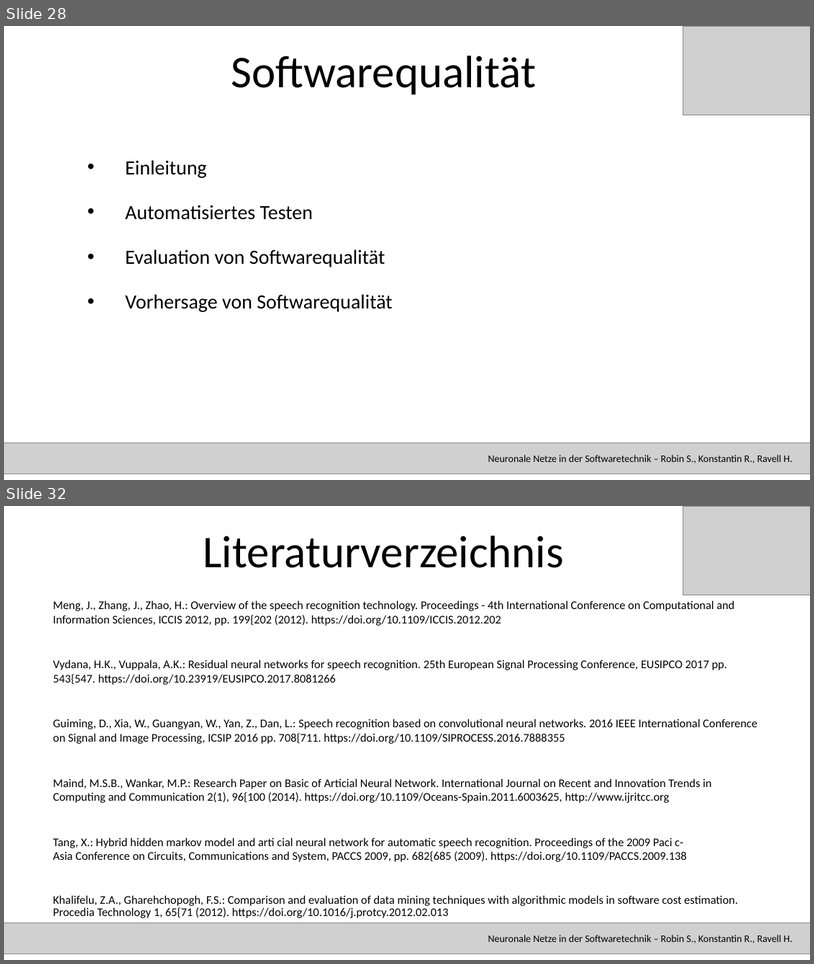
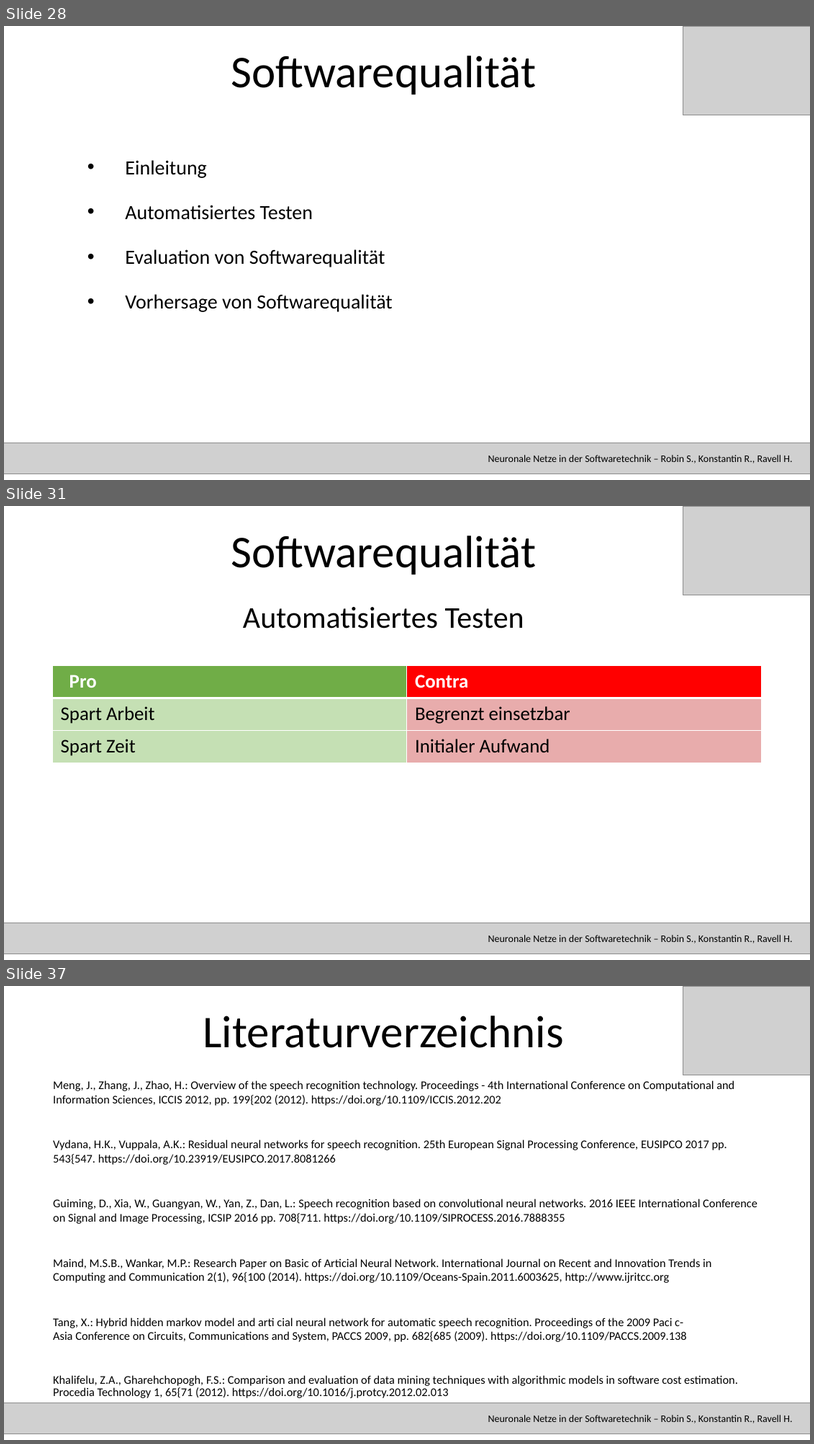
Before and after one commit to RavellHeerdegen/SATElite, a slide deck: SATPräsi.pptx. Shown one above the other, each under a label of ours: slides 28 and 32 before the commit, slides 28, 31 and 37 after it; the slides between them are not shown. The pictures are 814x964 and 814x1444 pixels, drawn with LibreOffice and Linux fonts; fonts in the diff are those of the drawing; grey boxes stand for pictures. Boxes give left, top, right and bottom in pixels: in the first picture for what was removed or moved away, otherwise in the second. Text is boxed around its words. In the diff, an @@ line names an element or a change of style, - is before the commit and + after.

```diff
--- a/SATPräsi.pptx
+++ b/SATPräsi.pptx
@@ slide 31 added at bbox=[4, 506, 810, 960], background #FFFFFF @@
@@ picture added at bbox=[684, 506, 810, 595] @@
@@ title added at bbox=[231, 536, 536, 574], 54 pt, text #000000 @@
+Softwarequalität
@@ text added at bbox=[243, 607, 525, 628], 36 pt, text #000000 @@
+Automatisiertes Testen
@@ table added at bbox=[52, 666, 761, 762], 3 rows, 2 columns @@
+Pro | Contra
+Spart Arbeit | Begrenzt einsetzbar
+Spart Zeit | Initialer Aufwand
@@ picture added at bbox=[4, 922, 810, 954] @@
@@ text added at bbox=[489, 934, 792, 943], 12 pt, text #000000 @@
+Neuronale Netze in der Softwaretechnik – Robin S., Konstantin R., Ravell H.
@@ what was slide 32 is now slide 37 @@
```
Also in this commit, not shown: 3 slides changed, 4 other slides added, 1 other file.
